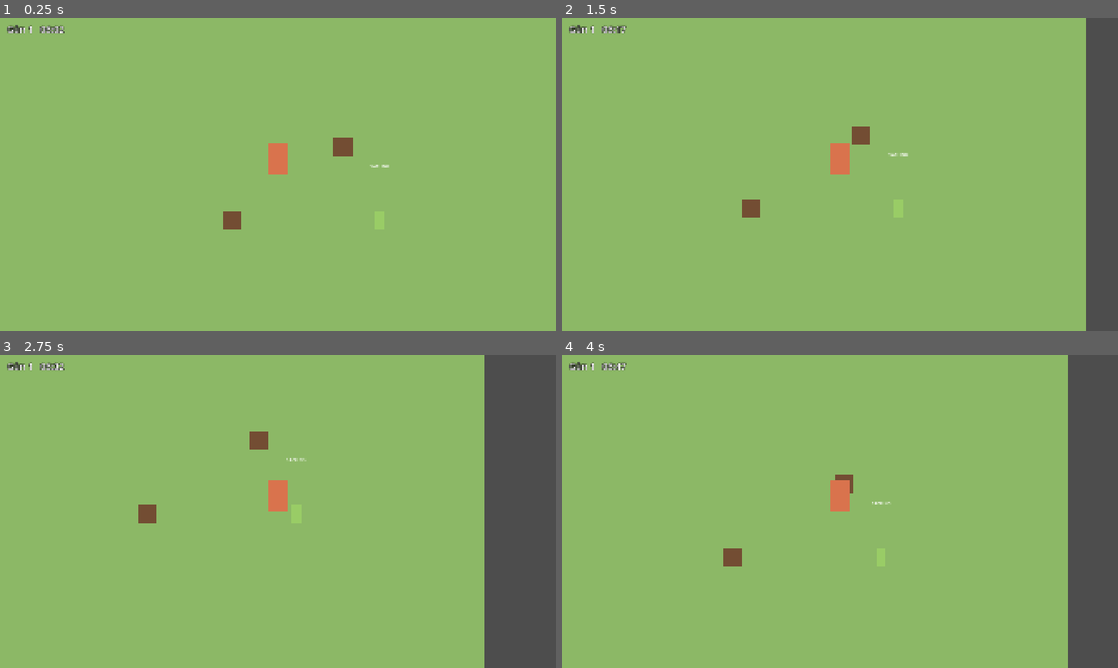
Above: before the commit, frames 1-4 (two rows, left to right).
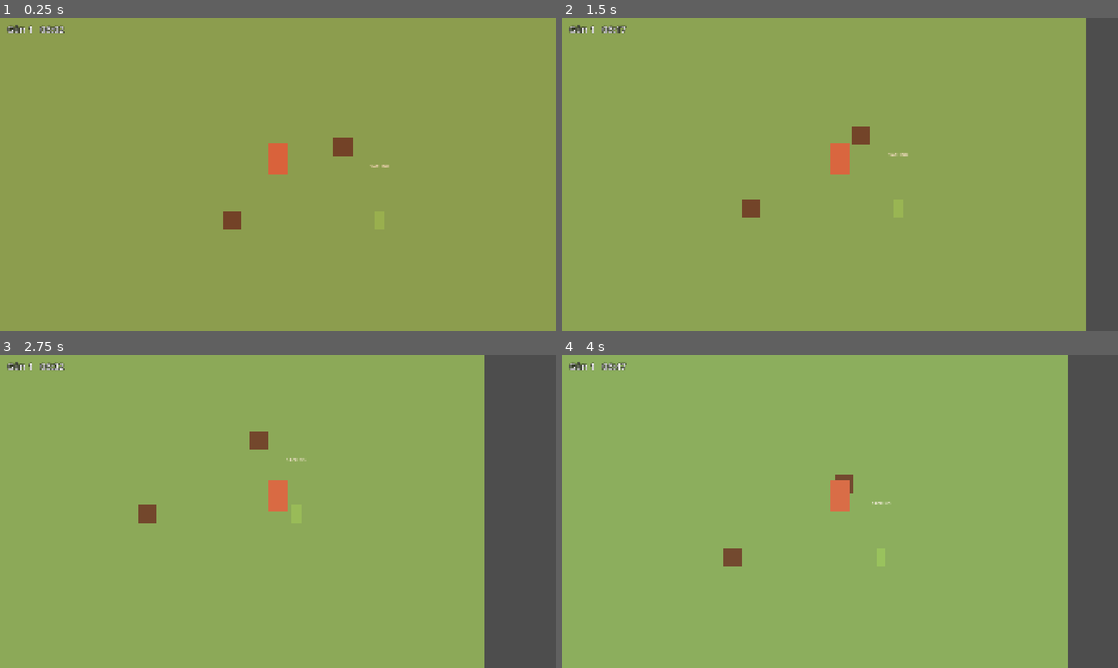
Above: after the commit, the same moments.

Repository: elxanbabayev0/The_Orchard
Game: Godot game, scene res://scenes/world/main.tscn
Same seed, same stepped clock (60 frames per second), same inputs: the game is played once before the commit and once after it.
Inputs:
- Up to frame 1 (0.25 s): no input
- Up to frame 2 (1.5 s): tap Enter at 0.5 s; hold D (move_right) 0.53-1.28 s; hold E (interact) 0.53-1.28 s; hold S (move_down) from 1.28 s (still down); tap E (interact) at 1.35 s
- Up to frame 3 (2.75 s): release S (move_down) at 2.03 s; hold D (move_right) from 2.03 s (still down); hold E (interact) from 2.03 s (still down)
- Up to frame 4 (4 s): release D (move_right) at 2.78 s; release E (interact) at 2.78 s; hold W (move_up) 2.78-3.53 s; tap E (interact) at 2.85 s; hold A (move_left) from 3.53 s (still down); hold E (interact) from 3.53 s (still down)

The runs differ from the first frame. In frame 1, 99% of the frame differs, in the area x 0-100%, y 0-100%; in frame 2, less than 0.1%; in frame 3, less than 0.1%; in frame 4, less than 0.1%.

Commit message:
Add day/night tint driven by GameClock
- DayNightTint (CanvasModulate) in main.tscn samples an editable Gradient
  by GameClock.get_day_progress(); UI layer stays unaffected

Co-Authored-By: Claude Opus 5.5 <noreply@anthropic.com>

Diff:
--- /dev/null
+++ b/scenes/world/day_night_tint.gd
@@ -0,0 +1,23 @@
+extends CanvasModulate
+## Tints the world by the time of day (decision: simple day/night tint).
+## CanvasModulate multiplies the color of everything on its canvas layer
+## (the world), but not the UI, which lives on its own CanvasLayer.
+
+## Colors through one day. Left edge = 00:00, middle = 12:00, right edge = 24:00.
+## White = normal colors; darker / bluer = night. Edit it in the Inspector.
+@export var day_colors: Gradient
+
+
+func _ready() -> void:
+	GameClock.time_advanced.connect(_on_time_advanced)
+	_update_color()
+
+
+func _on_time_advanced(_delta_days: float) -> void:
+	_update_color()
+
+
+func _update_color() -> void:
+	if day_colors == null:
+		return
+	color = day_colors.sample(GameClock.get_day_progress())
--- a/scenes/world/main.tscn
+++ b/scenes/world/main.tscn
@@ -4,6 +4,11 @@
 [ext_resource type="PackedScene" path="res://scenes/trees/fruit_tree.tscn" id="2_fruittree"]
 [ext_resource type="Resource" path="res://scenes/trees/types/gilas.tres" id="3_gilas"]
 [ext_resource type="Script" path="res://scenes/ui/clock_label.gd" id="4_clocklabel"]
+[ext_resource type="Script" path="res://scenes/world/day_night_tint.gd" id="5_daynight"]
+
+[sub_resource type="Gradient" id="Gradient_daynight"]
+offsets = PackedFloat32Array(0, 0.2, 0.25, 0.3, 0.72, 0.78, 0.86, 1)
+colors = PackedColorArray(0.35, 0.4, 0.65, 1, 0.35, 0.4, 0.65, 1, 1, 0.85, 0.75, 1, 1, 1, 1, 1, 1, 1, 1, 1, 1, 0.8, 0.65, 1, 0.35, 0.4, 0.65, 1, 0.35, 0.4, 0.65, 1)
 
 [sub_resource type="RectangleShape2D" id="RectangleShape2D_box"]
 size = Vector2(64, 32)
@@ -63,6 +68,10 @@
 
 [node name="Player" parent="Entities" instance=ExtResource("1_player")]
 
+[node name="DayNightTint" type="CanvasModulate" parent="."]
+script = ExtResource("5_daynight")
+day_colors = SubResource("Gradient_daynight")
+
 [node name="UI" type="CanvasLayer" parent="."]
 
 [node name="ClockLabel" type="Label" parent="UI"]
